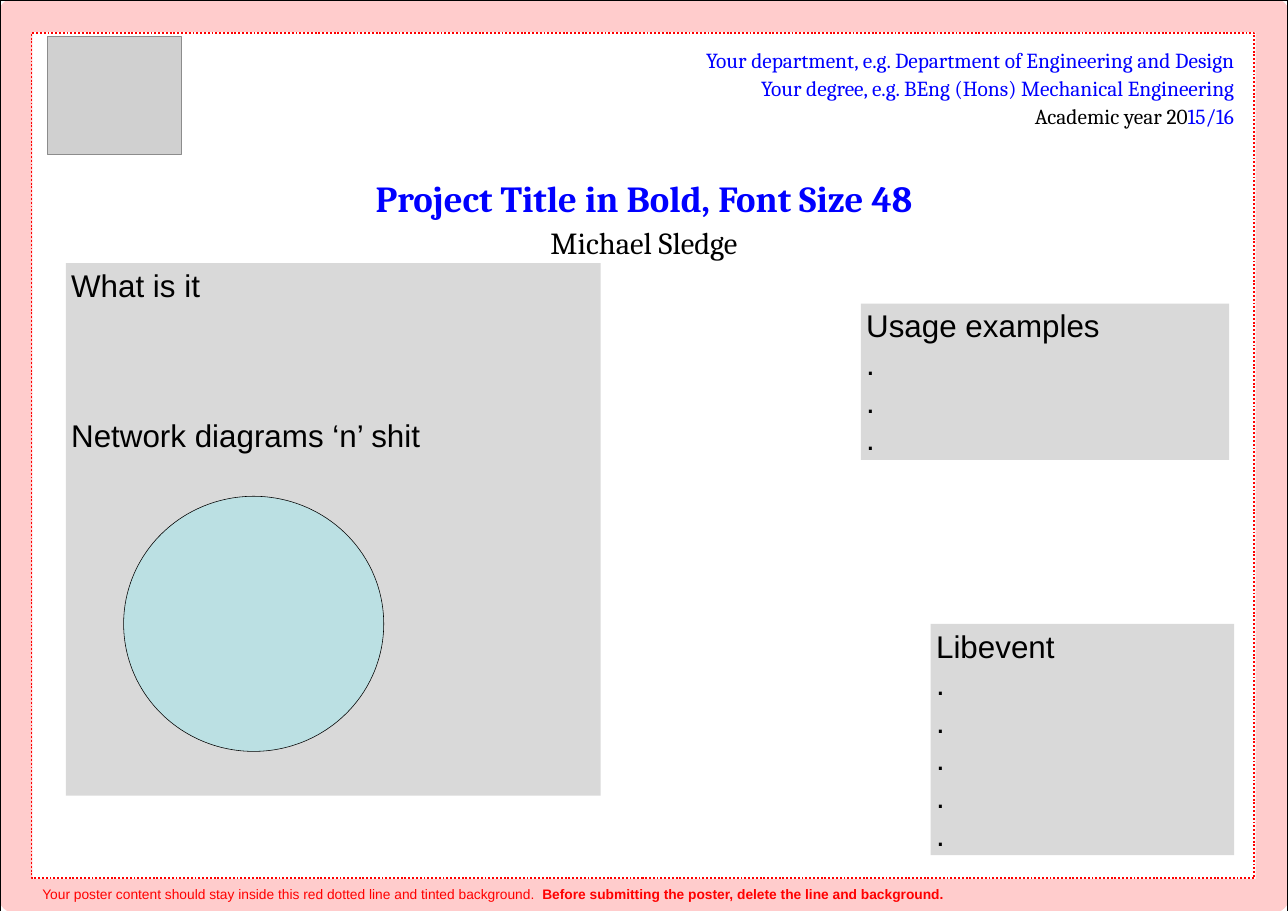
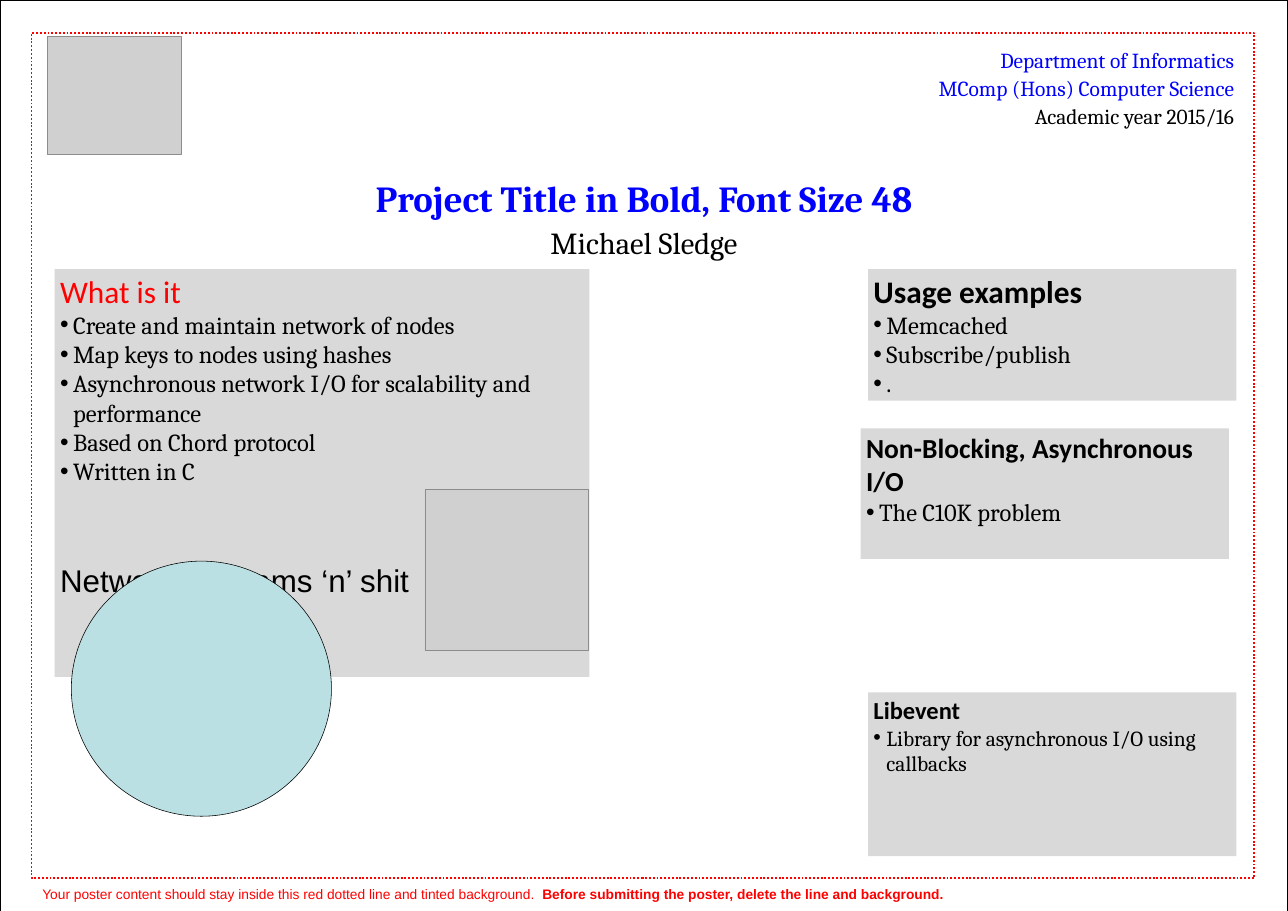
Before and after one commit to msevilgenius/fyp, a slide deck: slide 1 of doc/poster/poster_121677.ppt. Drawn at 1288x911 pixels with LibreOffice and Linux fonts; fonts in the diff are those of the drawing; grey boxes stand for pictures. Boxes give left, top, right and bottom in pixels: in the first picture for what was removed or moved away, otherwise in the second. Text is boxed around its words. In the diff, an @@ line names an element or a change of style, - is before the commit and + after.

Commit message:
more poster stuff

```diff
--- a/doc/poster/poster_121677.ppt
+++ b/doc/poster/poster_121677.ppt
@@ rectangle removed at (15, 15, 1273, 896) @@
@@ text at (939, 53, 1234, 101): text changed @@
-Your department, e.g. Department of Engineering and Design
-Your degree, e.g. BEng (Hons) Mechanical Engineering
+Department of Informatics
+MComp (Hons) Computer Science
@@ text at (1035, 109, 1234, 129): text colour #0000FF to #000000 in "2015/16" @@
@@ rectangle "What is it": place and size @@
-rectangle "What is it" at (66, 263, 600, 796)
+rectangle "What is it" at (55, 269, 589, 677)
@@ text in rectangle at (868, 269, 1236, 401): paragraphs removed @@
-.
-.
@@ rectangle "Usage examples": place and size @@
-rectangle "Usage examples" at (861, 303, 1229, 460)
+rectangle "Usage examples" at (868, 269, 1236, 401)
@@ text in rectangle at (60, 281, 181, 304): font Arial to Calibri, text colour #000000 to #FF0000 in "What is it" @@
@@ text in rectangle at (873, 281, 1082, 309): font Arial to Calibri, bold on in "Usage examples"; size 41 to 32 pt, font Arial to Cambria in "."; bullet none to • @@
@@ text in rectangle at (73, 316, 531, 481): paragraphs added @@
+• Create and maintain network of nodes
+• Map keys to nodes using hashes
+• Asynchronous network I/O for scalability and performance
+• Based on Chord protocol
+• Written in C
@@ text in rectangle at (886, 317, 1070, 368): paragraphs added @@
+• Memcached
+• Subscribe/publish
@@ rectangle added at (861, 428, 1229, 559), fill #D9D9D9, 36 pt, text #000000, bold @@
+Non-Blocking, Asynchronous I/O
+• The C10K problem
@@ picture added at (425, 490, 589, 650) @@
@@ ellipse: place and size @@
-ellipse at (123, 496, 383, 751)
+ellipse at (72, 561, 331, 816)
@@ rectangle removed at (931, 624, 1234, 855) @@
-Libevent
-.
-.
-.
-.
-.
@@ rectangle added at (868, 692, 1236, 856), fill #D9D9D9, 28 pt, text #000000 @@
+Libevent
+• Library for asynchronous I/O using callbacks
```
Also in this commit, not shown: 1 other file.
